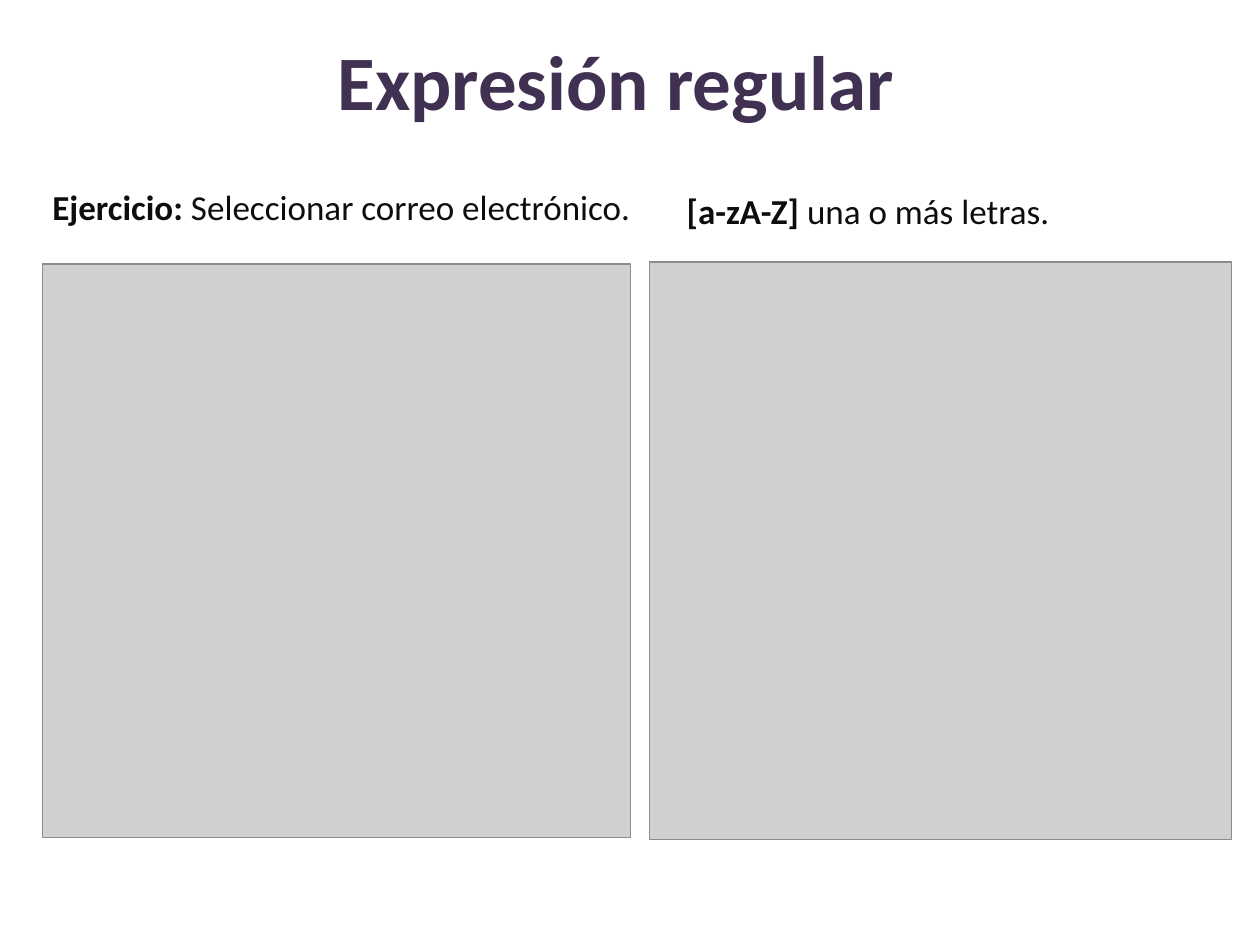
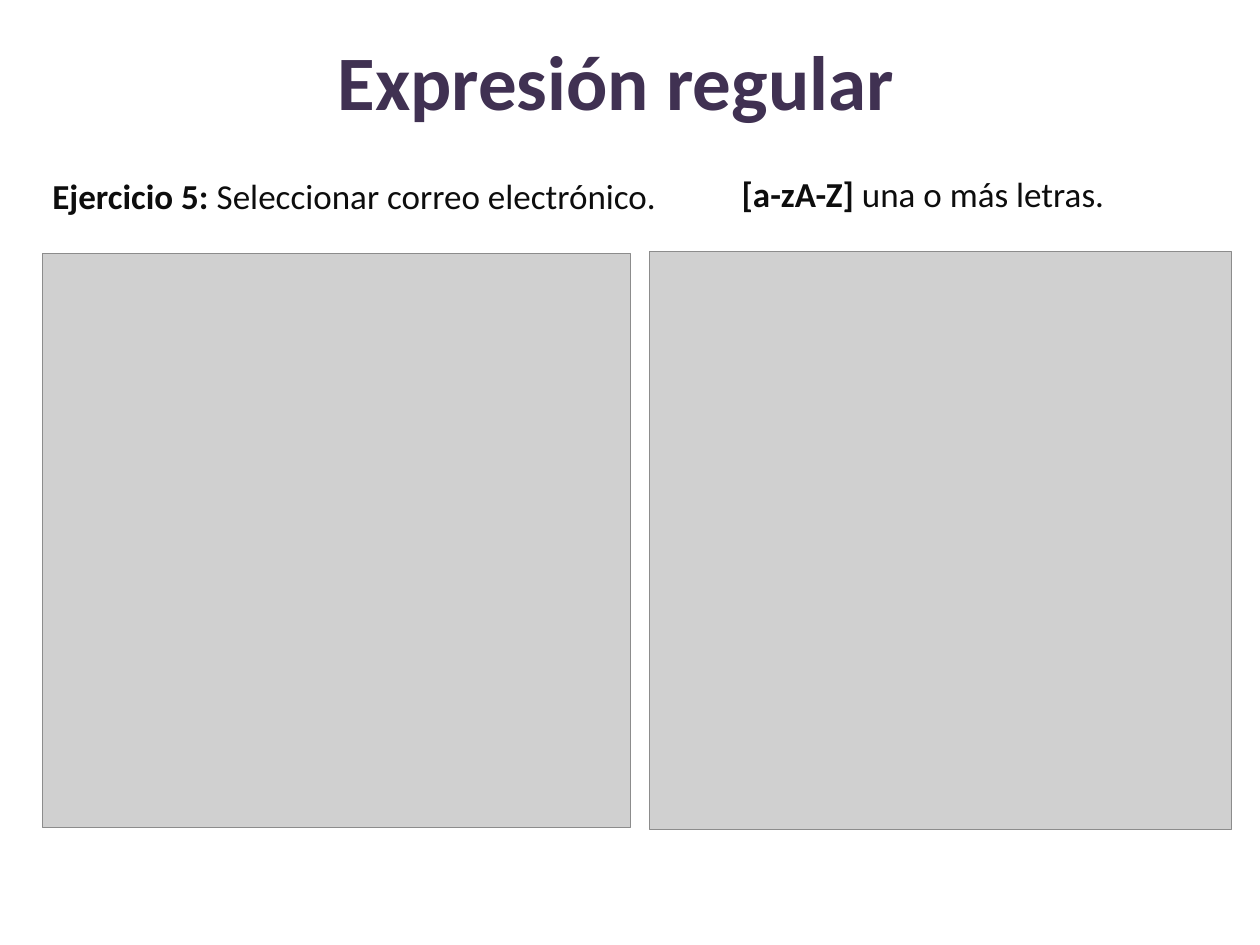
Before and after one commit to lizetheP/Analitica, a slide deck: slide 50 of CalendarioAgo24/presentaciones/18_Expresiones_regulares.pptx (slide 49 before the commit). Drawn at 1260x945 pixels with LibreOffice and Linux fonts; fonts in the diff are those of the drawing; grey boxes stand for pictures. Boxes give left, top, right and bottom in pixels: in the first picture for what was removed or moved away, otherwise in the second. Text is boxed around its words. In the diff, an @@ line names an element or a change of style, - is before the commit and + after.

```diff
--- a/CalendarioAgo24/presentaciones/18_Expresiones_regulares.pptx
+++ b/CalendarioAgo24/presentaciones/18_Expresiones_regulares.pptx
@@ text "[a-zA-Z] una o más letras.": place and size @@
-text "[a-zA-Z] una o más letras." at <box>687,198,1049,229</box>
+text "[a-zA-Z] una o más letras." at <box>742,181,1104,212</box>
@@ text at <box>52,184,656,215</box>: text changed @@
-Ejercicio: Seleccionar correo electrónico.
+Ejercicio 5: Seleccionar correo electrónico.
@@ picture: place and size @@
-picture at <box>43,265,631,838</box>
+picture at <box>43,253,631,827</box>
@@ picture: place and size @@
-picture at <box>650,262,1231,839</box>
+picture at <box>650,252,1231,829</box>
```
Also in this commit, not shown: 9 other slides changed, 1 slide added, 13 other files.
